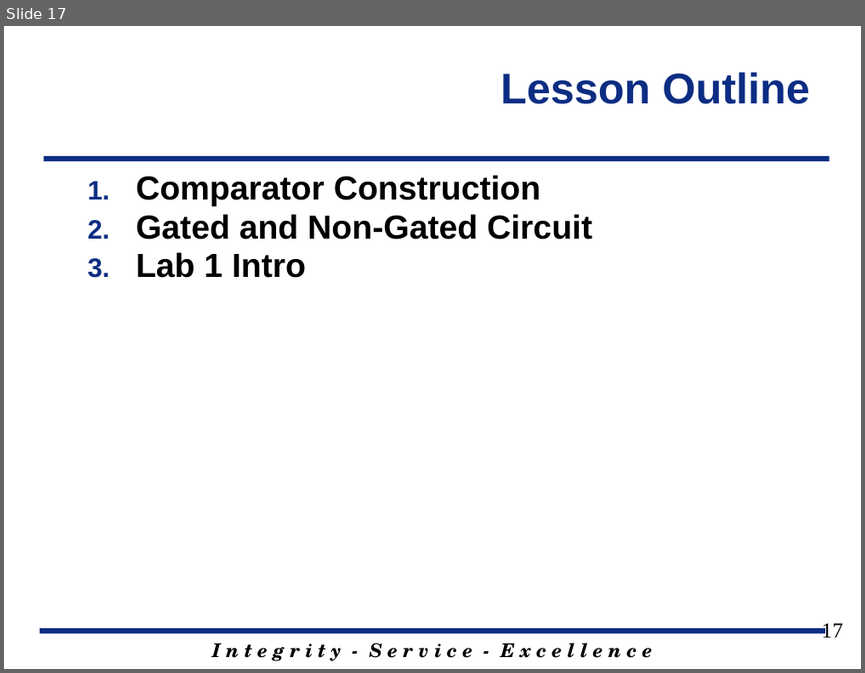
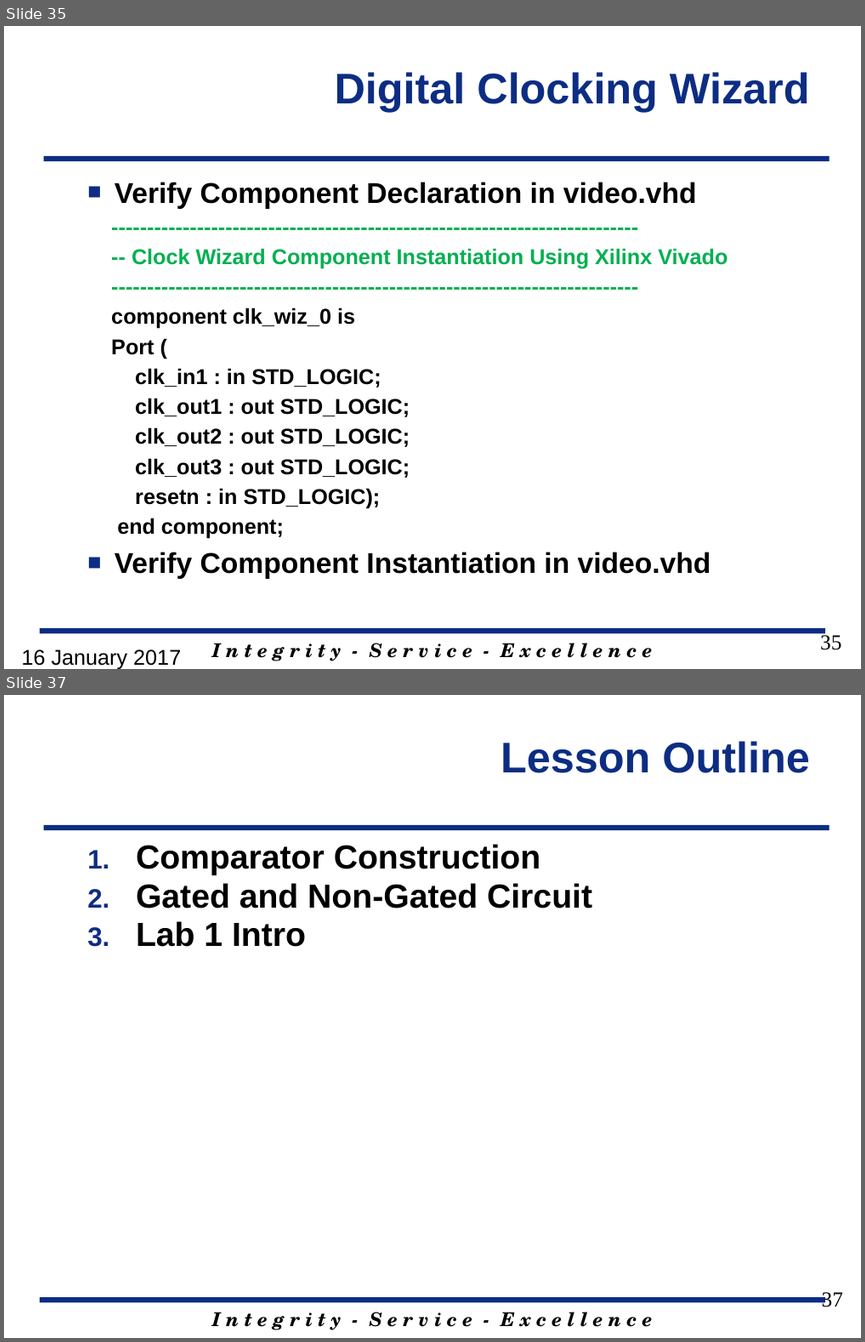
Before and after one commit to jfalkinburg/ECE383_web, a slide deck: lecture/slides/ECE_383_Lec5.pptx. Shown one above the other, each under a label of ours: slide 17 before the commit, slides 35 and 37 after it; the slides between them are not shown. The pictures are 865x673 and 865x1342 pixels, drawn with LibreOffice and Linux fonts; fonts in the diff are those of the drawing; background and template pictures are left out. Boxes give left, top, right and bottom in pixels: in the first picture for what was removed or moved away, otherwise in the second. Text is boxed around its words. In the diff, an @@ line names an element or a change of style, - is before the commit and + after.

Commit message:
Updating Lecture 5 slide and Lab 1 introductions.  Also adding modifying Lab 1 code and adding new images to Lab 1 for new Neyxys Video board.  Additionally changing the reset input to reset_n on all code.

```diff
--- a/lecture/slides/ECE_383_Lec5.pptx
+++ b/lecture/slides/ECE_383_Lec5.pptx
@@ slide 35 added at (4, 26, 861, 669), background #FFFFFF; not listed: 3 template elements that a slide beside it also shows @@
@@ title added at (335, 72, 810, 112), 36 pt, text #0C2D83, bold @@
+Digital Clocking Wizard
@@ text added at (111, 182, 727, 578), 18 pt, text #000000, bold @@
+■ Verify Component Declaration in video.vhd
+--------------------------------------------------------------------------
+-- Clock Wizard Component Instantiation Using Xilinx Vivado
+--------------------------------------------------------------------------
+component clk_wiz_0 is
+Port (
+clk_in1 : in STD_LOGIC;
+clk_out1 : out STD_LOGIC;
+clk_out2 : out STD_LOGIC;
+clk_out3 : out STD_LOGIC;
+resetn : in STD_LOGIC);
+end component;
+■ Verify Component Instantiation in video.vhd
@@ page number added at (820, 632, 841, 650), 18 pt, text #000000 @@
+35
@@ text added at (22, 649, 181, 669), 18 pt, text #000000 @@
+16 January 2017
@@ what was slide 17 is now slide 37 @@
@@ page number at (822, 1292, 843, 1307): text changed @@
-17
+37
```
Also in this commit, not shown: 6 slides changed, 20 other slides added, 1 slide removed, 9 other files.
